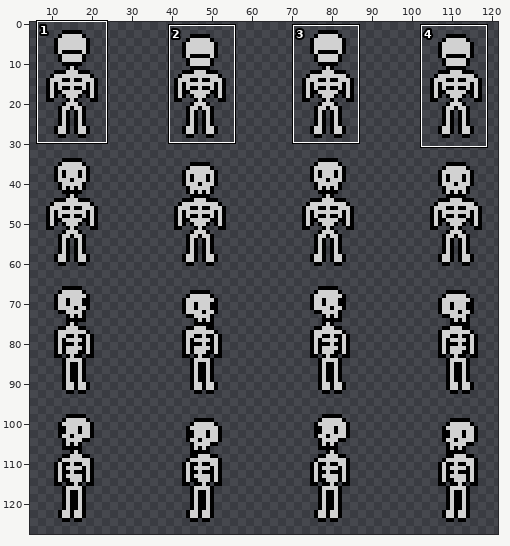
Two versions of one sprite sheet, spritesheets/skeleton/skeleton_idle.png. Above: a wide view before the commit, with the close-up outlined.
Close-up. The starting point:
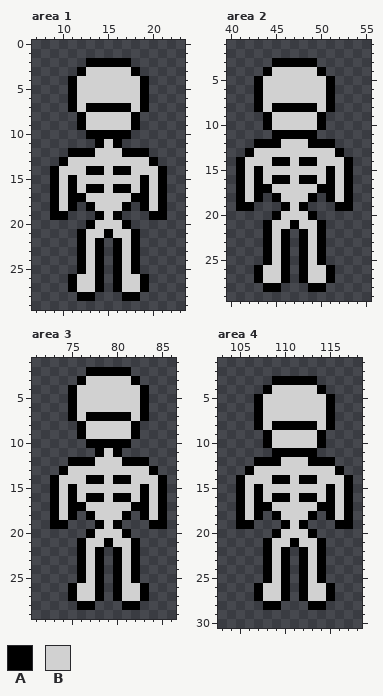
The file is 128x128 pixels. Shown: area 1: x 7..23, y 0..29; area 2: x 40..55, y 1..29; area 3: x 71..86, y 1..29; area 4: x 103..118, y 1..30. The wide view leaves out empty margins. The commit also changed other parts of the picture, which this record leaves out.
Palette (. is transparent): A #000000  B #d1d1d1
Pixels before, area 1, first column x 9:
 2 ....AAAAA....
 3 ...ABBBBBA...
 4 ..ABBBBBBBA..
 5 ..ABBBBBBBA..
 6 ..ABBBBBBBA..
 7 ..ABAAAAABA..
 8 ...ABBBBBA...
 9 ...ABBBBBA...
10 ....AAAAA....
11 .....ABA.....
12 ..AAABBBAAA..
13 .ABBBBBBBBBA.
14 ABBBAABAABBBA
15 ABABBBBBBBABA
16 ABABAABAABABA
17 ABAABBBBBAABA
18 ABA.ABBBA.ABA
19 AA...ABA...AA
20 ....ABBBA....
21 ...ABBABBA...
22 ...ABA.ABA...
23 ...ABA.ABA...
24 ...ABA.ABA...
25 ...ABA.ABA...
26 ..ABBA.ABBA..
27 ..ABBA.ABBA..
28 ...AA...AA...
Pixels before, area 2, first column x 41:
 3 ....AAAAA....
 4 ...ABBBBBA...
 5 ..ABBBBBBBA..
 6 ..ABBBBBBBA..
 7 ..ABBBBBBBA..
 8 ..ABAAAAABA..
 9 ...ABBBBBA...
10 ...ABBBBBA...
11 ....AAAAA....
12 ..AAABBBAAA..
13 .ABBBBBBBBBA.
14 ABBBAABAABBBA
15 ABABBBBBBBABA
16 ABABAABAABABA
17 ABAABBBBBAABA
18 ABA.ABBBA.ABA
19 AA...ABA...AA
20 ....ABBBA....
21 ...ABBABBA...
22 ...ABA.ABA...
23 ...ABA.ABA...
24 ...ABA.ABA...
25 ...ABA.ABA...
26 ..ABBA.ABBA..
27 ..ABBA.ABBA..
28 ...AA...AA...
Pixels before, area 3, first column x 73:
 2 ....AAAAA....
 3 ...ABBBBBA...
 4 ..ABBBBBBBA..
 5 ..ABBBBBBBA..
 6 ..ABBBBBBBA..
 7 ..ABAAAAABA..
 8 ...ABBBBBA...
 9 ...ABBBBBA...
10 ....AAAAA....
11 .....ABA.....
12 ..AAABBBAAA..
13 .ABBBBBBBBBA.
14 ABBBAABAABBBA
15 ABABBBBBBBABA
16 ABABAABAABABA
17 ABAABBBBBAABA
18 ABA.ABBBA.ABA
19 AA...ABA...AA
20 ....ABBBA....
21 ...ABBABBA...
22 ...ABA.ABA...
23 ...ABA.ABA...
24 ...ABA.ABA...
25 ...ABA.ABA...
26 ..ABBA.ABBA..
27 ..ABBA.ABBA..
28 ...AA...AA...
Pixels before, area 4, first column x 105:
 3 ....AAAAA....
 4 ...ABBBBBA...
 5 ..ABBBBBBBA..
 6 ..ABBBBBBBA..
 7 ..ABBBBBBBA..
 8 ..ABAAAAABA..
 9 ...ABBBBBA...
10 ...ABBBBBA...
11 ....AAAAA....
12 ..AAABBBAAA..
13 .ABBBBBBBBBA.
14 ABBBAABAABBBA
15 ABABBBBBBBABA
16 ABABAABAABABA
17 ABAABBBBBAABA
18 ABA.ABBBA.ABA
19 AA...ABA...AA
20 ....ABBBA....
21 ...ABBABBA...
22 ...ABA.ABA...
23 ...ABA.ABA...
24 ...ABA.ABA...
25 ...ABA.ABA...
26 ..ABBA.ABBA..
27 ..ABBA.ABBA..
28 ...AA...AA...
And afterwards:
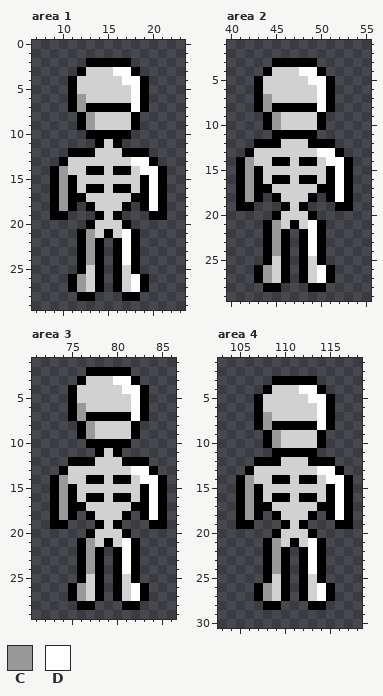
Colours new in this view: C #999999  D #fefefe
Edits made:
Area 1:
y 3: x 16..17 BB -> DD
y 4: x 17..18 BB -> DD
y 5: x 18 B -> D
y 6..7: x 12 B -> C; x 18 B -> D
y 8..9: x 13 B -> C
y 13: x 18..19 BB -> DD
y 14: x 10 B -> C; x 19..20 BB -> DD
y 15..18: x 10 B -> C; x 20 B -> D
y 21..24: x 13 B -> C; x 17 B -> D
y 26..27: x 12 B -> C; x 18 B -> D
Area 2:
y 4: x 48..49 BB -> DD
y 5: x 49..50 BB -> DD
y 6: x 50 B -> D
y 7..8: x 44 B -> C; x 50 B -> D
y 9..10: x 45 B -> C
y 13: x 50..51 BB -> DD
y 14: x 42 B -> C; x 51..52 BB -> DD
y 15..18: x 42 B -> C; x 52 B -> D
y 21..24: x 45 B -> C; x 49 B -> D
y 26..27: x 44 B -> C; x 50 B -> D
Area 3:
y 3: x 80..81 BB -> DD
y 4: x 81..82 BB -> DD
y 5: x 82 B -> D
y 6..7: x 76 B -> C; x 82 B -> D
y 8..9: x 77 B -> C
y 13: x 82..83 BB -> DD
y 14: x 74 B -> C; x 83..84 BB -> DD
y 15..18: x 74 B -> C; x 84 B -> D
y 21..24: x 77 B -> C; x 81 B -> D
y 26..27: x 76 B -> C; x 82 B -> D
Area 4:
y 4: x 112..113 BB -> DD
y 5: x 113..114 BB -> DD
y 6: x 114 B -> D
y 7..8: x 108 B -> C; x 114 B -> D
y 9..10: x 109 B -> C
y 13: x 114..115 BB -> DD
y 14: x 106 B -> C; x 115..116 BB -> DD
y 15..18: x 106 B -> C; x 116 B -> D
y 21..24: x 109 B -> C; x 113 B -> D
y 26..27: x 108 B -> C; x 114 B -> D
Boxes around the changes in both close-ups, in picture pixels (x1, y1, x2, y2):
changed: (59, 67, 158, 292)
changed: (245, 67, 344, 283)
changed: (77, 376, 140, 439)
changed: (59, 466, 158, 601)
changed: (245, 385, 344, 601)
